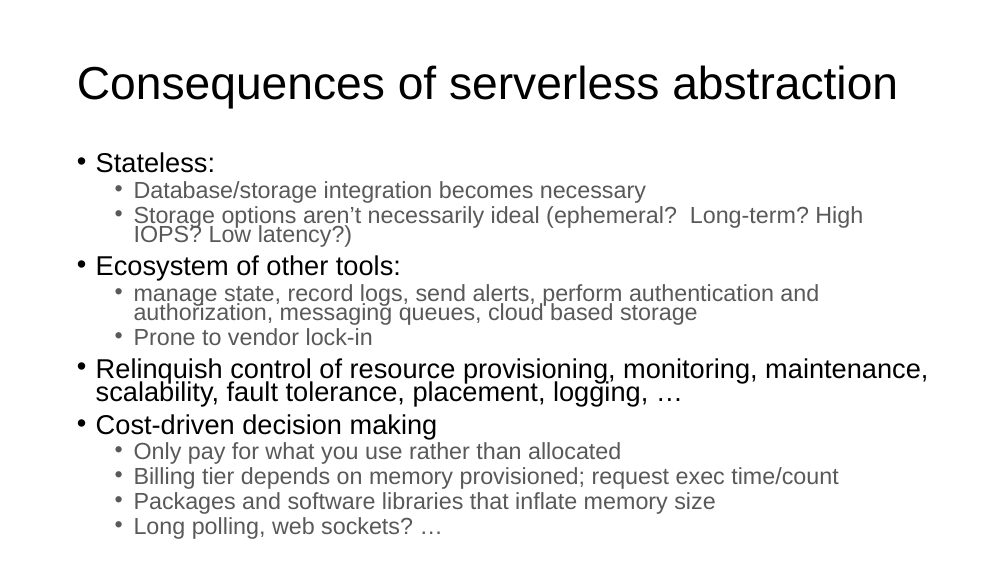
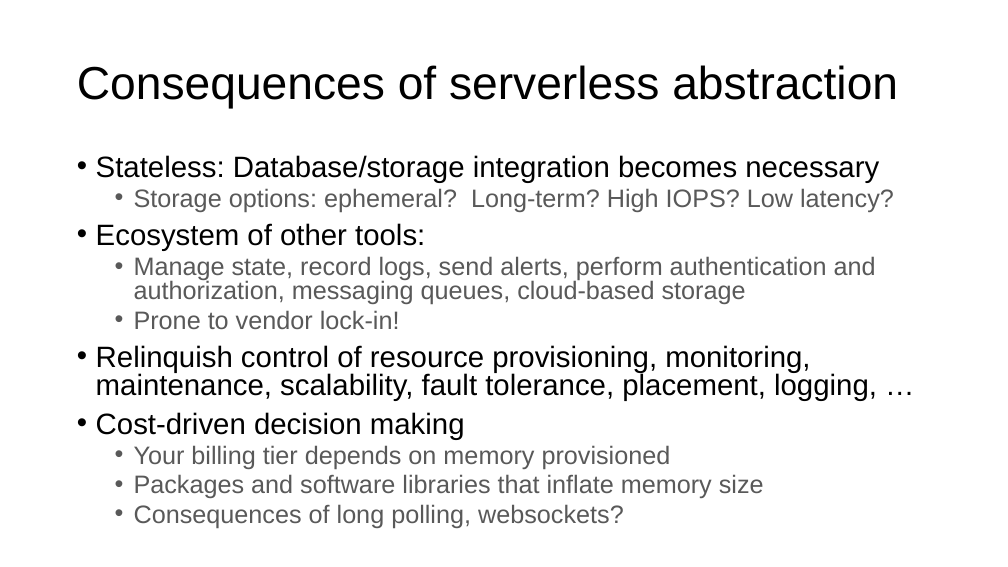
Before and after one commit to ngsrinivas/coursegen, a slide deck: slide 17 of ex/553-S25/staging/553-S25/lectures/07-application-architecture.pptx (slide 12 before the commit). Drawn at 1008x567 pixels with LibreOffice and Linux fonts; fonts in the diff are those of the drawing. Boxes give left, top, right and bottom in pixels: in the first picture for what was removed or moved away, otherwise in the second. Text is boxed around its words. In the diff, an @@ line names an element or a change of style, - is before the commit and + after.

Commit message:
Add lecture 7 serverless

```diff
--- a/ex/553-S25/staging/553-S25/lectures/07-application-architecture.pptx
+++ b/ex/553-S25/staging/553-S25/lectures/07-application-architecture.pptx
@@ text at (96,155,894,212): text changed; size 22.2 to 24 pt @@
-• Stateless:
-  • Database/storage integration becomes necessary
-  • Storage options aren’t necessarily ideal (ephemeral? Long-term? High IOPS? Low latency?)
+• Stateless: Database/storage integration becomes necessary
+  • Storage options: ephemeral? Long-term? High IOPS? Low latency?
@@ text at (96,223,877,498): size 25.9 to 28 pt in "Ecosystem of other tools:", "Relinquish control of resource provisioning, monitoring, mai ...", "Cost-driven decision making"; size 22.2 to 24 pt in "Packages and software libraries that inflate memory ..."; line spacing 0.7 to 0.8 @@
@@ text at (134,256,876,329): text changed; size 22.2 to 24 pt @@
-  • manage state, record logs, send alerts, perform authentication and authorization, messaging queues, cloud based storage
-  • Prone to vendor lock-in
+  • Manage state, record logs, send alerts, perform authentication and authorization, messaging queues, cloud-based storage
+  • Prone to vendor lock-in!
@@ text at (134,445,671,469): text changed; size 22.2 to 24 pt @@
-  • Only pay for what you use rather than allocated
-  • Billing tier depends on memory provisioned; request exec time/count
+  • Your billing tier depends on memory provisioned
@@ text at (134,504,624,528): text changed; size 22.2 to 24 pt @@
-  • Long polling, web sockets? …
+  • Consequences of long polling, websockets?
```
Also in this commit, not shown: 6 other slides changed, 6 slides added, 3 slides removed, 2 other files.
